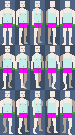
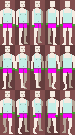
The second 75×135 image is a revision of the first. Changes to its layers:
pixels changed over [0, 0, 75, 135] (layer not identified)
